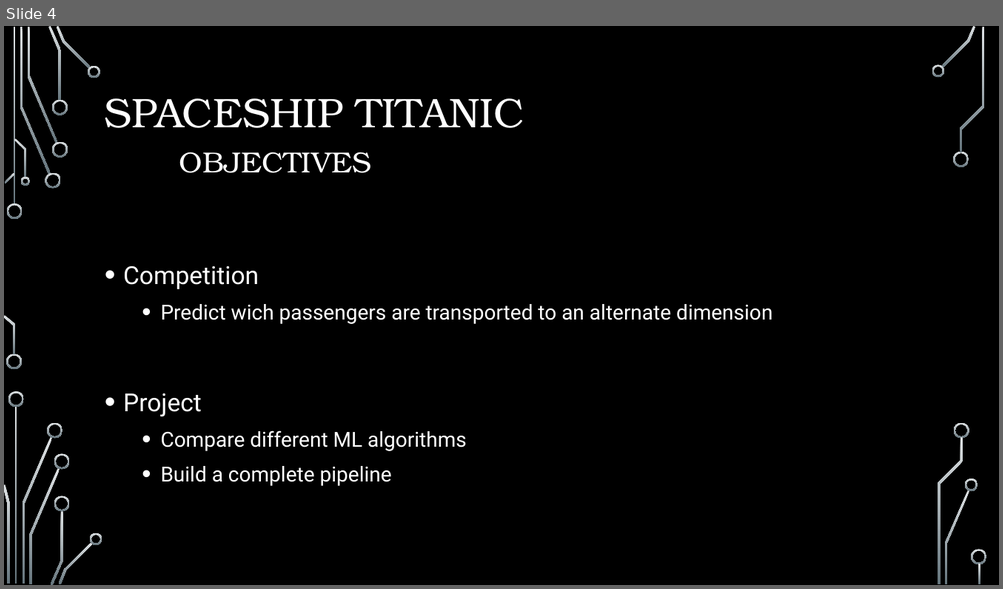
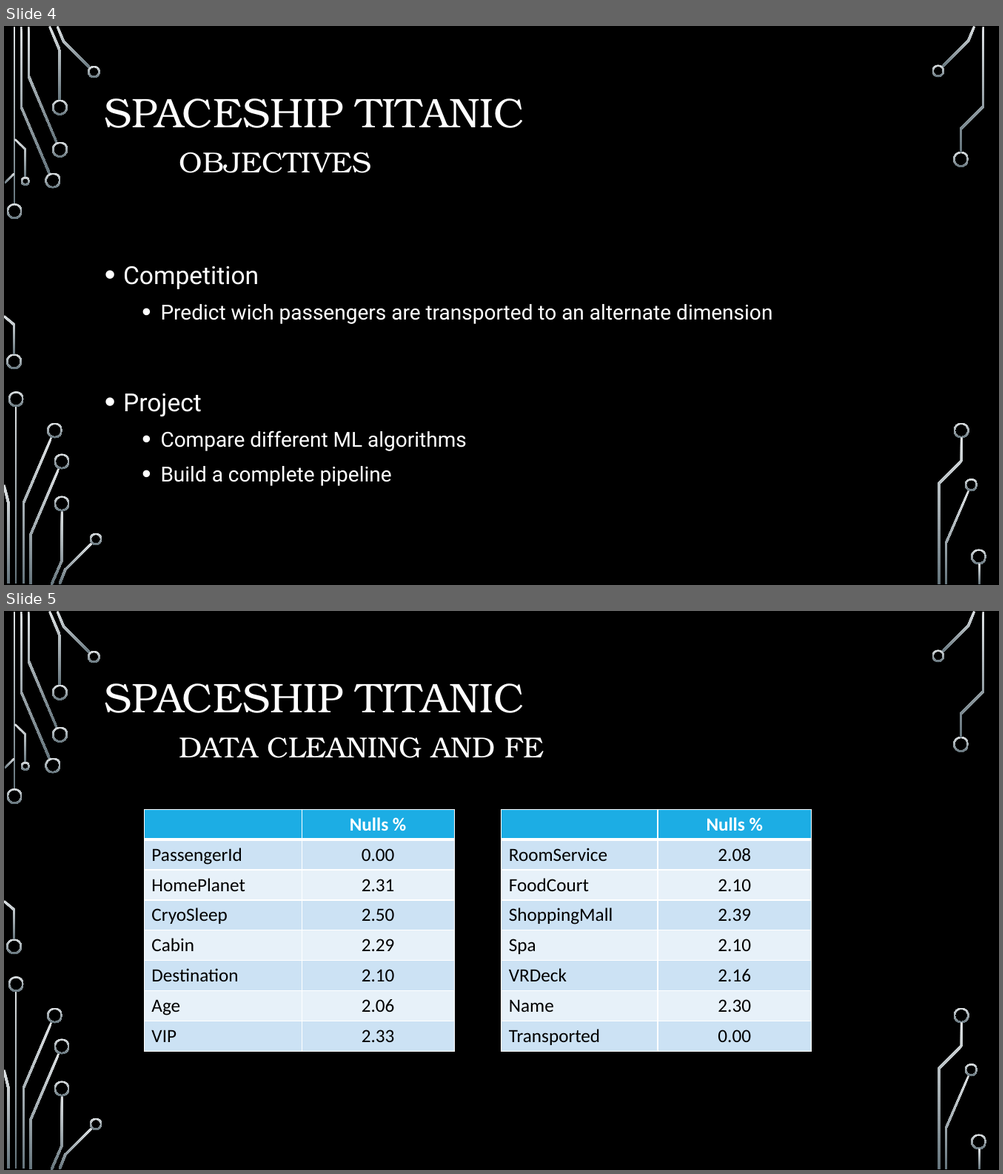
Before and after one commit to gustavossbarros/Ironhack_Final_Project_Spaceship_Titanic, a slide deck: deliverables/Final Project Presentation.pptx. Shown one above the other, each under a label of ours: slide 4 before the commit, slides 4 and 5 after it. The pictures are 1003x589 and 1003x1174 pixels, drawn with LibreOffice and Linux fonts; fonts in the diff are those of the drawing; background and template pictures are left out. Boxes give left, top, right and bottom in pixels: in the first picture for what was removed or moved away, otherwise in the second. Text is boxed around its words. In the diff, an @@ line names an element or a change of style, - is before the commit and + after.

```diff
--- a/deliverables/Final Project Presentation.pptx
+++ b/deliverables/Final Project Presentation.pptx
@@ slide 5 added at (x1=4, y1=611, x2=999, y2=1170), background picture (left out); not listed: 36 template elements that a slide beside it also shows @@
@@ title added at (x1=105, y1=684, x2=544, y2=758), 28 pt, text #FFFFFF @@
+SPACESHIP TITANIC
+DATA CLEANING AND FE
@@ table added at (x1=145, y1=809, x2=454, y2=1051), 8 rows, 2 columns @@
+ | Nulls %
+PassengerId | 0.00
+HomePlanet | 2.31
+CryoSleep | 2.50
+Cabin | 2.29
+Destination | 2.10
+Age | 2.06
+VIP | 2.33
@@ table added at (x1=501, y1=809, x2=811, y2=1051), 8 rows, 2 columns @@
+ | Nulls %
+RoomService | 2.08
+FoodCourt | 2.10
+ShoppingMall | 2.39
+Spa | 2.10
+VRDeck | 2.16
+Name | 2.30
+Transported | 0.00
```
Also in this commit, not shown: 1 slide changed, 12 other slides added, 6 slides removed.
